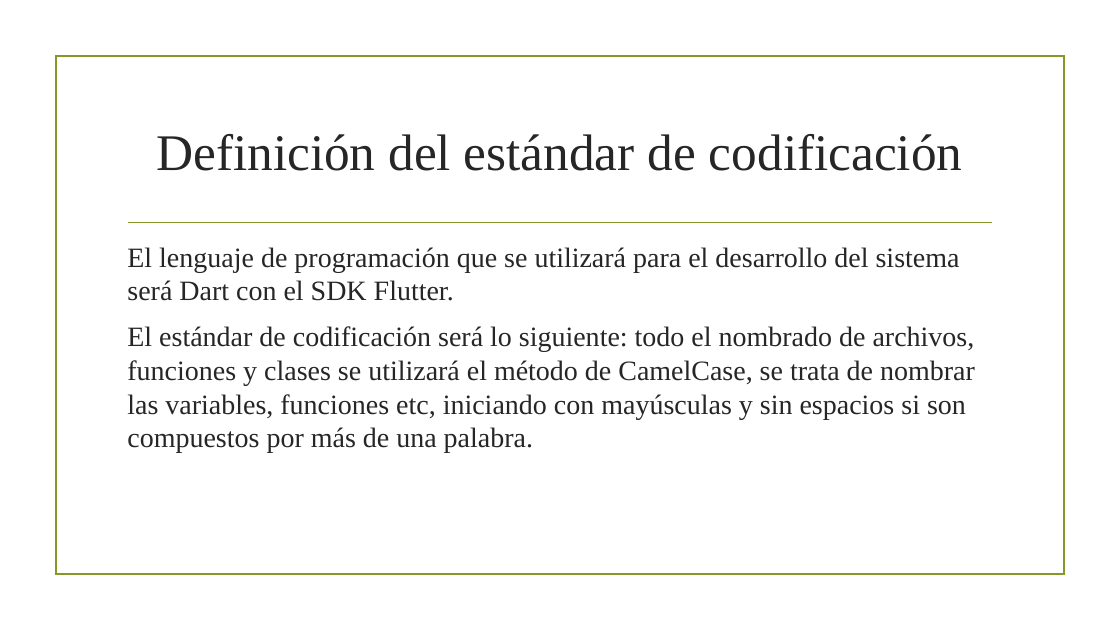
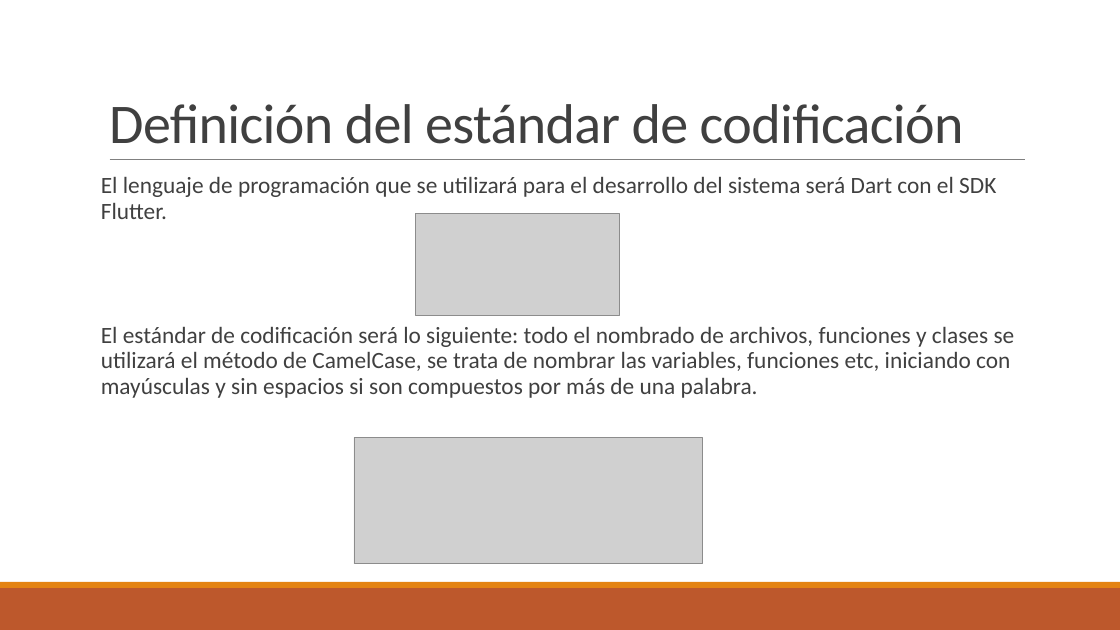
Before and after one commit to CarlosGreene/ProyectoEquipo4, a slide deck: slide 4 of Segunda Entrega.pptm. Drawn at 1120x630 pixels with LibreOffice and Linux fonts; fonts in the diff are those of the drawing; grey boxes stand for pictures; background and template pictures are left out. Boxes give left, top, right and bottom in pixels: in the first picture for what was removed or moved away, otherwise in the second. Text is boxed around its words. In the diff, an @@ line names an element or a change of style, - is before the commit and + after.

```diff
--- a/Segunda Entrega.pptm
+++ b/Segunda Entrega.pptm
@@ title "Definición del estándar de codificación": place and size @@
-title "Definición del estándar de codificación" at [156,134,962,171]
+title "Definición del estándar de codificación" at [109,104,964,144]
@@ title "Definición del estándar de codificación" at [109,104,964,144]: size 44 to 48 pt, font Times New Roman to Calibri, text colour #262626 to #404040, letter spacing 0 to -0.5 pt; alignment centre to left; line spacing 1 to 0.85; vertical alignment middle to bottom @@
@@ rectangle removed at [55,56,1064,575] @@
@@ text "El lenguaje de programación que ...": place and size @@
-text "El lenguaje de programación que ..." at [127,247,975,453]
+text "El lenguaje de programación que ..." at [101,177,1015,398]
@@ text "El lenguaje de programación que ..." at [101,177,1015,398]: size 24 to 20 pt, font Times New Roman to Calibri, text colour #262626 to #404040; line spacing 1 to 0.9; more space between paragraphs @@
@@ line moved from (129, 223) - (992, 223) to (110, 160) - (1026, 160) @@
@@ line (110, 160) - (1026, 160): stroke #83992A 1.25 pt to #808080 0.5 pt @@
@@ picture added at [416,213,619,315] @@
@@ picture added at [354,438,702,565] @@
@@ rectangle added at [0,588,1120,630], fill #BD582C @@
@@ rectangle added at [0,582,1120,588], fill #E48312 @@
```
Also in this commit, not shown: 5 other slides changed, 6 slides added, 4 slides removed, 10 other files.
